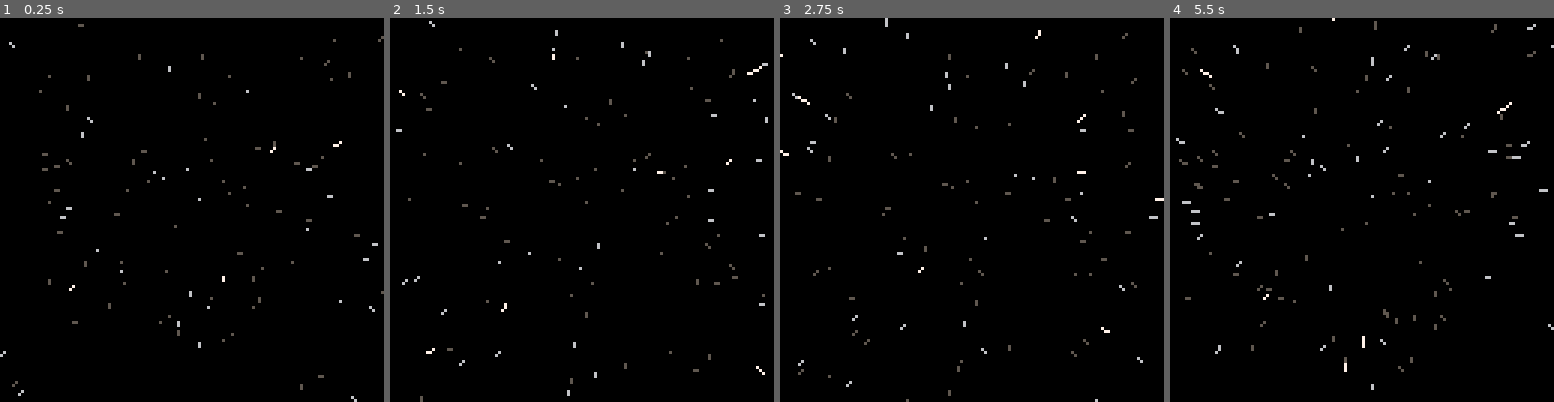
Above: before the commit, frames 1-4 (left to right).
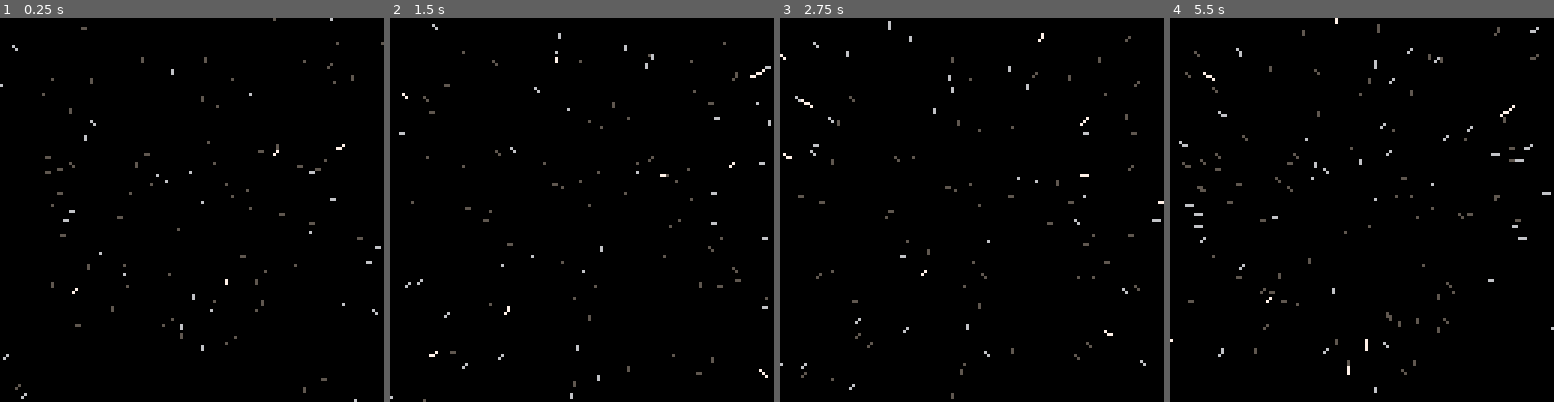
Above: after the commit, the same moments.

Repository: sroccaserra/pico-8-starfield
Game: PICO-8 cartridge carts/starfield.p8
Same seed, same stepped clock (60 frames per second), same inputs: the game is played once before the commit and once after it.
Inputs:
- Up to frame 1 (0.25 s): no input
- Up to frame 2 (1.5 s): tap X (X key) at 0.33, 1.07 s; tap O (Z key) at 0.7 s
- Up to frame 3 (2.75 s): tap O (Z key) at 1.7, 2.1, 2.5 s; tap X (X key) at 1.85 s; hold Up 2.15-2.42 s
- Up to frame 4 (5.5 s): tap O (Z key) every 0.4 s from 2.9 to 5.3 s; tap X (X key) at 2.97, 4.08, 5.2 s; hold Down 3.63-3.97 s; hold Up 4.73-5.03 s

The runs differ from the first frame. In frame 1, 1.8% of the frame differs, in the area x 0-100%, y 0-100%; in frame 2, 1.9%; in frame 3, 1.9%; in frame 4, 2.6%, in the area x 0-100%, y 0-98%.

Commit message:
Rename the two screen functions
`star_color` becomes `z_color`, and `project` becomes `screen_project`.
And some numbers become named variables.

Diff:
--- a/carts/starfield_main.lua
+++ b/carts/starfield_main.lua
@@ -15,9 +15,9 @@
     cls()
     for star in all(stars) do
         local trail = star:trail()
-        local col = star_color(star)
-        local star_proj = project(star)
-        local trail_proj = project(trail)
+        local col = z_color(star.z)
+        local star_proj = screen_project(star)
+        local trail_proj = screen_project(trail)
         line(star_proj.x, star_proj.y, trail_proj.x, trail_proj.y, col)
     end
 end
--- a/carts/starfield_screen.lua
+++ b/carts/starfield_screen.lua
@@ -1,26 +1,33 @@
 -- screen
+
+screen_half_width = 64
+screen_half_height = 64
 
 screen_z = 10
 far_z = 100
 
-function star_color(point_3d)
-    local third_inc = (far_z - screen_z)/3
-    light_z = screen_z + third_inc
-    dark_z = light_z + third_inc
-    if screen_z <= point_3d.z and
-        point_3d.z <= light_z then
-        return 7
-    elseif point_3d.z < dark_z then
-        return 6
-    else
-        return 5
+third_inc = (far_z - screen_z)/3
+light_z = screen_z + third_inc
+dark_z = light_z + third_inc
+
+light_color = 7
+middle_color = 6
+dark_color = 5
+
+function z_color(z)
+    if z <= light_z then
+        return light_color
+    elseif dark_z < z then
+        return dark_color
     end
+
+    return middle_color
 end
 
-function project(point_3d)
-    local ratio = screen_z/point_3d.z
+function screen_project(point_3d)
+    local z_ratio = screen_z/point_3d.z
     return {
-        x=point_3d.x*ratio+63,
-        y=point_3d.y*ratio+63
+        x=point_3d.x*z_ratio+screen_half_width,
+        y=point_3d.y*z_ratio+screen_half_height
     }
 end
Not shown, changed: README.md
